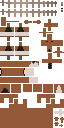
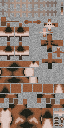
The second w=64, h=128 image is a revision of the first. Changes to its layers:
showed "overlay copy", opacity 75% → 80% over (0, 0, 64, 128)
painted on "mouflon" over (0, 7, 64, 128)
